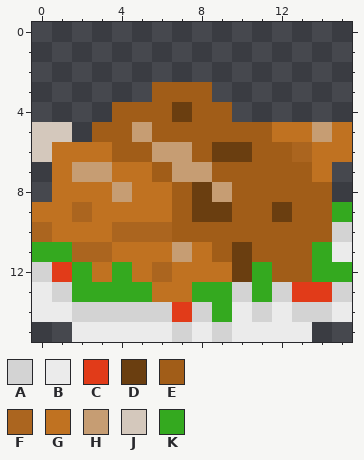
Pixel-art sprite -- Assets/Textures/Objects/turkey.png. The picture above is the old version.
The file is 16x16 pixels. Colours within 5 levels of each other are drawn and written as one.
Palette (. is transparent): A #d3d3d3  B #ebebeb  C #e13b19  D #6a3e10  E #a15d18  F #ab651f  G #c07221  H #c69d73  J #d4c8bc  K #34a91f
Pixels before, first column x 0:
 3 ......EEE.......
 4 ....EEEDEE......
 5 JJ.EEHEEEEEEGGHG
 6 JGGGEEHHEDDEEFGG
 7 .GHHGGEHHEEEEEG.
 8 .GGGHGGEDHEEEEE.
 9 GGFGGGGEDDEEDEEK
10 FGGGFFFEEEEEEEEA
11 KKFFGGGHGEDEEEKB
12 ACKGKGFGGGDKEEKK
13 BAKKKKGGKKAKACCA
14 BBAAAAACAKBABAAB
15 ..BBBBBABABBBB..
New version:
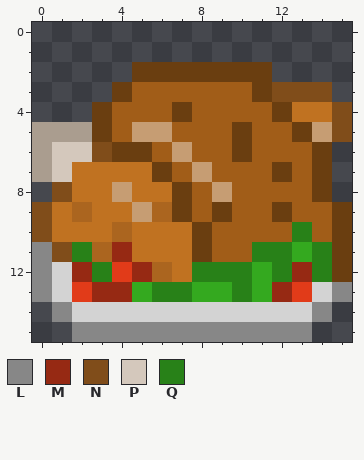
Colours new in this view: L #878787  M #962913  N #804d1a  P #d4c8bc  Q #288118
The exact change:
{"colour":"J","old":"#d4c8bc","new":"#aa9d8f"}
{"y":2,"x":5,"old":".......","new":"DDDDDDD"}
{"y":3,"x":4,"old":"..","new":"DE"}
{"y":3,"x":9,"old":"......","new":"EEDNNN"}
{"y":4,"x":3,"old":".","new":"D"}
{"y":4,"x":10,"old":"......","new":"EEDGGN"}
{"y":5,"x":2,"old":".E","new":"JD"}
{"y":5,"x":6,"old":"E","new":"H"}
{"y":5,"x":10,"old":"E","new":"D"}
{"y":5,"x":12,"old":"GG","new":"ED"}
{"y":5,"x":15,"old":"G","new":"N"}
{"y":6,"x":1,"old":"GGGEEH","new":"PPNDDE"}
{"y":6,"x":9,"old":"D","new":"E"}
{"y":6,"x":13,"old":"FGG","new":"ED."}
{"y":7,"x":0,"old":".GHH","new":"JPGG"}
{"y":7,"x":6,"old":"EH","new":"DE"}
{"y":7,"x":12,"old":"E","new":"D"}
{"y":7,"x":14,"old":"G","new":"D"}
{"y":8,"x":1,"old":"G","new":"N"}
{"y":8,"x":7,"old":"ED","new":"DE"}
{"y":8,"x":14,"old":"E","new":"D"}
{"y":9,"x":0,"old":"G","new":"N"}
{"y":9,"x":5,"old":"GGED","new":"HFDE"}
{"y":9,"x":15,"old":"K","new":"D"}
{"y":10,"x":0,"old":"F","new":"N"}
{"y":10,"x":5,"old":"FFEE","new":"GGGD"}
{"y":10,"x":13,"old":"E","new":"Q"}
{"y":10,"x":15,"old":"A","new":"D"}
{"y":11,"x":0,"old":"KKF","new":"LNQ"}
{"y":11,"x":4,"old":"G","new":"M"}
{"y":11,"x":7,"old":"HG","new":"GD"}
{"y":11,"x":10,"old":"DEEEKB","new":"EQQKQD"}
{"y":12,"x":0,"old":"ACKGKG","new":"LAMQCM"}
{"y":12,"x":8,"old":"GGD","new":"QQQ"}
{"y":12,"x":12,"old":"EEKK","new":"QMQD"}
{"y":13,"x":0,"old":"B","new":"L"}
{"y":13,"x":2,"old":"KKK","new":"CMM"}
{"y":13,"x":6,"old":"GG","new":"QQ"}
{"y":13,"x":10,"old":"A","new":"Q"}
{"y":13,"x":12,"old":"A","new":"M"}
{"y":13,"x":14,"old":"CA","new":"AL"}
{"y":14,"x":0,"old":"BB","new":".L"}
{"y":14,"x":7,"old":"C","new":"A"}
{"y":14,"x":9,"old":"KB","new":"AA"}
{"y":14,"x":12,"old":"B","new":"A"}
{"y":14,"x":14,"old":"AB","new":"L."}
{"y":15,"x":2,"old":"BBBBBABABBBB","new":"LLLLLLLLLLLL"}
{"label":"changed","picture_box":[32,62,352,342]}
